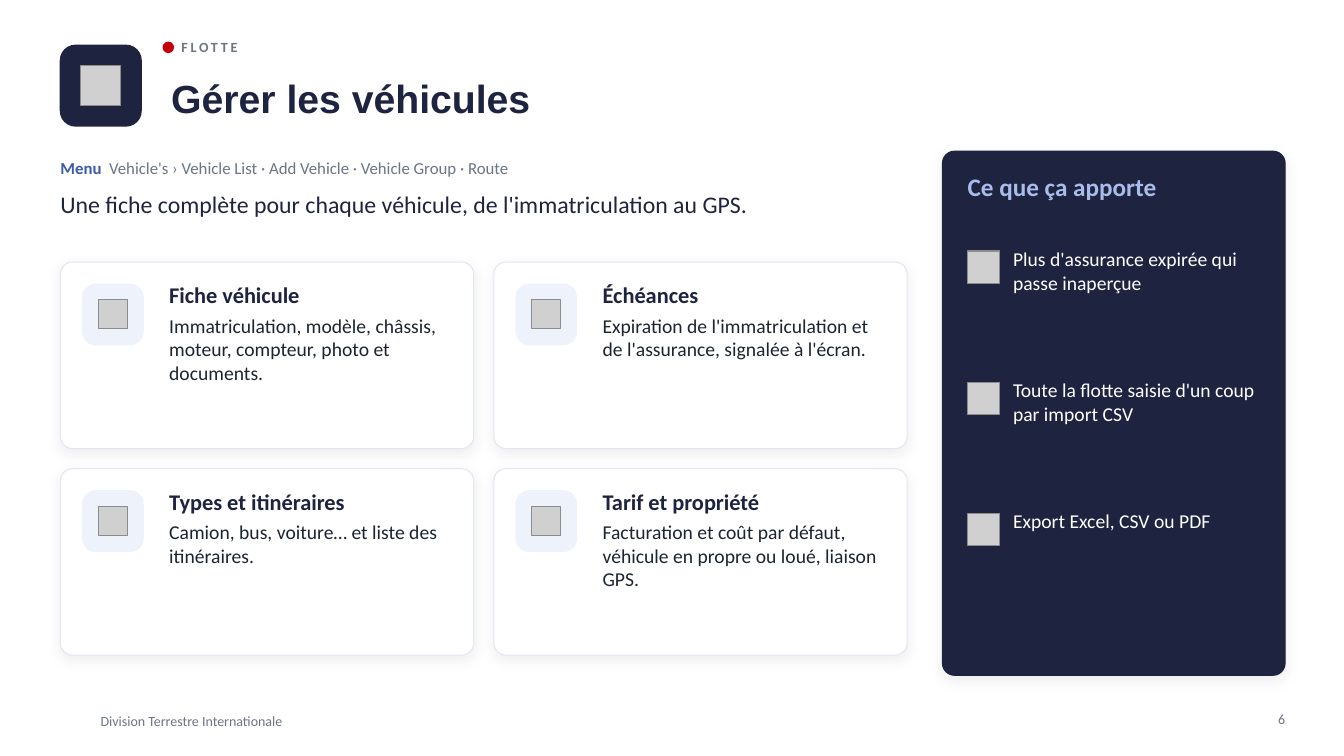
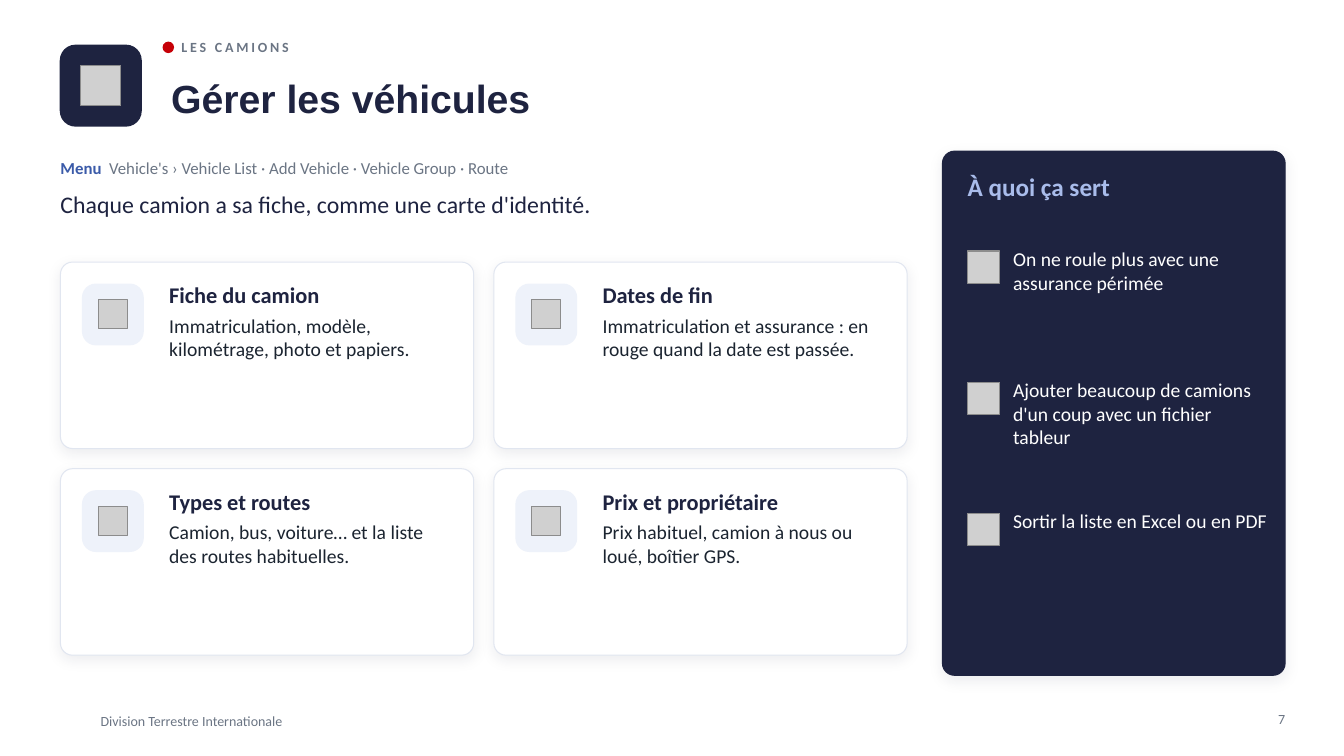
Before and after one commit to meledjearmel/portfolio-assets, a slide deck: slide 7 of formations/dti/presentation-division-terrestre-internationale.pptx (slide 6 before the commit). Drawn at 1344x756 pixels with LibreOffice and Linux fonts; fonts in the diff are those of the drawing; grey boxes stand for pictures; background and template pictures are left out. Boxes give left, top, right and bottom in pixels: in the first picture for what was removed or moved away, otherwise in the second. Text is boxed around its words. In the diff, an @@ line names an element or a change of style, - is before the commit and + after.

```diff
--- a/formations/dti/presentation-division-terrestre-internationale.pptx
+++ b/formations/dti/presentation-division-terrestre-internationale.pptx
@@ text at [181, 43, 289, 52]: text changed @@
-FLOTTE
+LES CAMIONS
@@ text at [968, 176, 1109, 200]: text changed @@
-Ce que ça apporte
+À quoi ça sert
@@ text at [60, 196, 590, 217]: text changed @@
-Une fiche complète pour chaque véhicule, de l'immatriculation au GPS.
+Chaque camion a sa fiche, comme une carte d'identité.
@@ text at [1013, 252, 1219, 293]: text changed @@
-Plus d'assurance expirée qui passe inaperçue
+On ne roule plus avec une assurance périmée
@@ text at [169, 287, 409, 360]: text changed @@
-Fiche véhicule
-Immatriculation, modèle, châssis, moteur, compteur, photo et documents.
+Fiche du camion
+Immatriculation, modèle, kilométrage, photo et papiers.
@@ text at [603, 287, 868, 360]: text changed @@
-Échéances
-Expiration de l'immatriculation et de l'assurance, signalée à l'écran.
+Dates de fin
+Immatriculation et assurance : en rouge quand la date est passée.
@@ text at [1013, 383, 1251, 444]: text changed @@
-Toute la flotte saisie d'un coup par import CSV
+Ajouter beaucoup de camions d'un coup avec un fichier tableur
@@ text at [169, 495, 424, 563]: text changed @@
-Types et itinéraires
-Camion, bus, voiture… et liste des itinéraires.
+Types et routes
+Camion, bus, voiture… et la liste des routes habituelles.
@@ text at [603, 494, 853, 566]: text changed @@
-Tarif et propriété
-Facturation et coût par défaut, véhicule en propre ou loué, liaison GPS.
+Prix et propriétaire
+Prix habituel, camion à nous ou loué, boîtier GPS.
@@ text at [1013, 514, 1266, 528]: text changed @@
-Export Excel, CSV ou PDF
+Sortir la liste en Excel ou en PDF
@@ page number at [1278, 715, 1285, 724]: text changed @@
-6
+7
```
Also in this commit, not shown: 23 other slides changed, 1 slide added, 1 other file.
